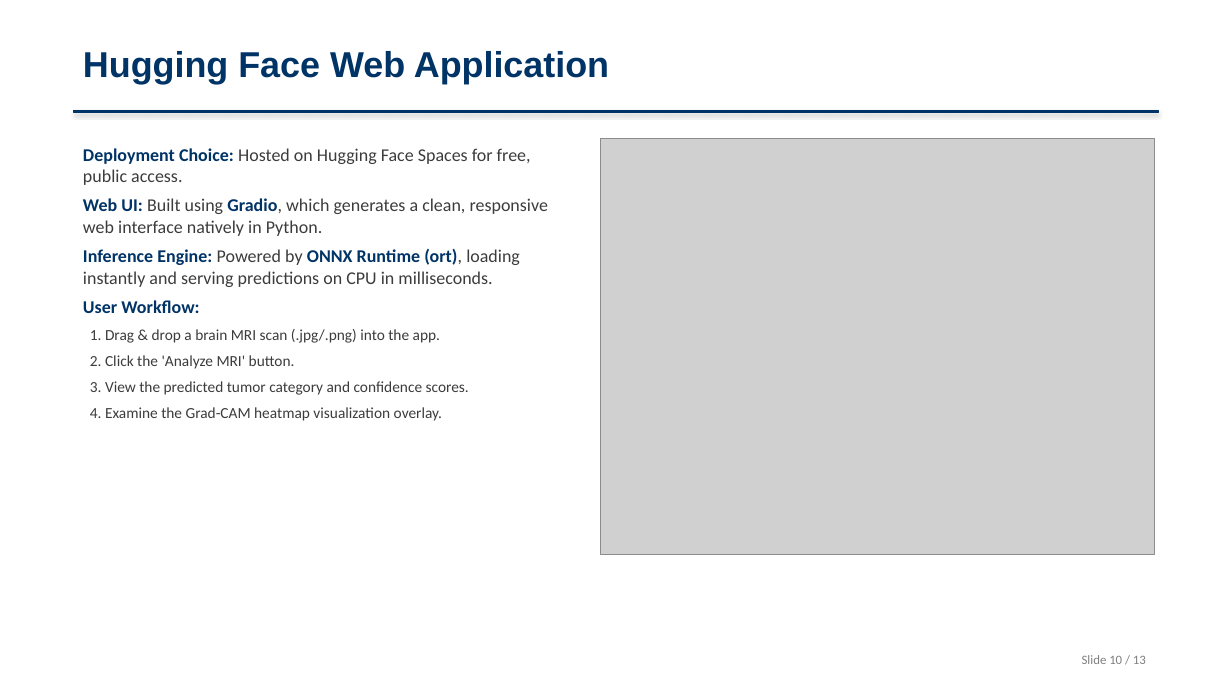
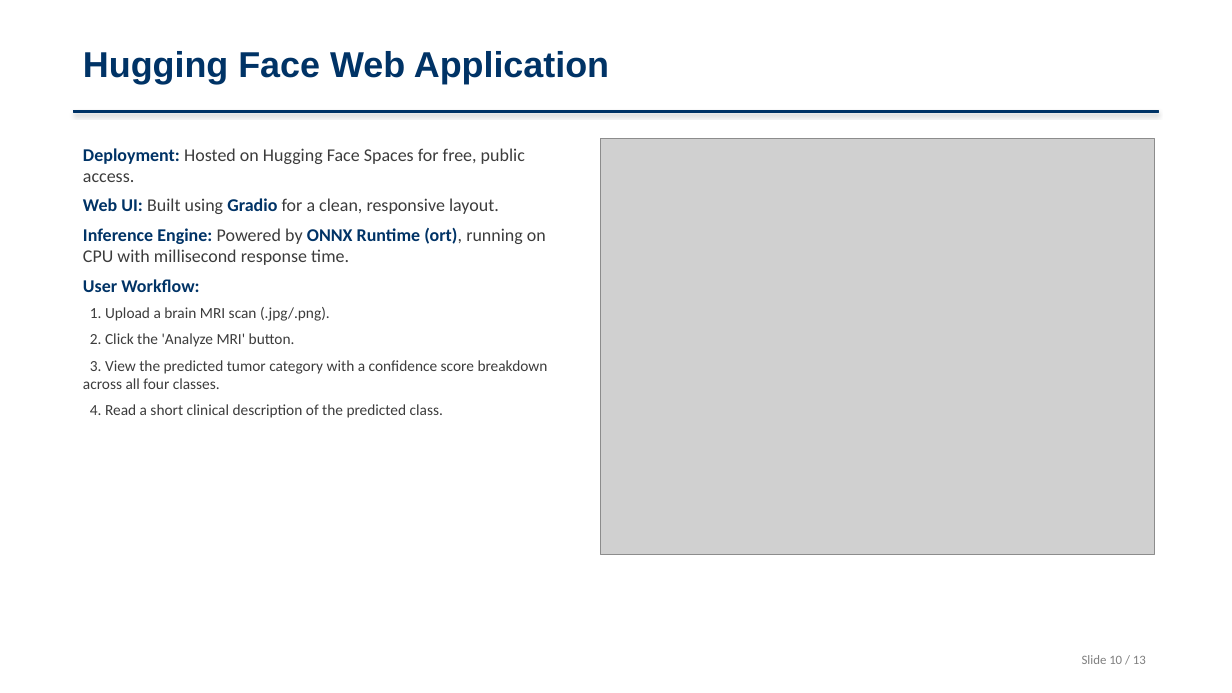
Before and after one commit to SruthiRagyari/brain-tumor-detection, a slide deck: slide 10 of Brain_Tumor_Detection_Presentation.pptx. Drawn at 1232x693 pixels with LibreOffice and Linux fonts; fonts in the diff are those of the drawing; grey boxes stand for pictures. Boxes give left, top, right and bottom in pixels: in the first picture for what was removed or moved away, otherwise in the second. Text is boxed around its words. In the diff, an @@ line names an element or a change of style, - is before the commit and + after.

Commit message:
docs: update PowerPoint presentation with notebook-based Grad-CAM and app info

```diff
--- a/Brain_Tumor_Detection_Presentation.pptx
+++ b/Brain_Tumor_Detection_Presentation.pptx
@@ text at bbox=[83, 148, 546, 265]: text changed @@
-Deployment Choice: Hosted on Hugging Face Spaces for free, public access.
-Web UI: Built using Gradio, which generates a clean, responsive web interface natively in Python.
-Inference Engine: Powered by ONNX Runtime (ort), loading instantly and serving predictions on CPU in milliseconds.
+Deployment: Hosted on Hugging Face Spaces for free, public access.
+Web UI: Built using Gradio for a clean, responsive layout.
+Inference Engine: Powered by ONNX Runtime (ort), running on CPU with millisecond response time.
@@ text at bbox=[90, 307, 330, 321]: text changed @@
-1. Drag & drop a brain MRI scan (.jpg/.png) into the app.
+1. Upload a brain MRI scan (.jpg/.png).
@@ text at bbox=[83, 360, 548, 418]: text changed @@
-3. View the predicted tumor category and confidence scores.
-4. Examine the Grad-CAM heatmap visualization overlay.
+3. View the predicted tumor category with a confidence score breakdown across all four classes.
+4. Read a short clinical description of the predicted class.
```
Also in this commit, not shown: 4 other slides changed.
